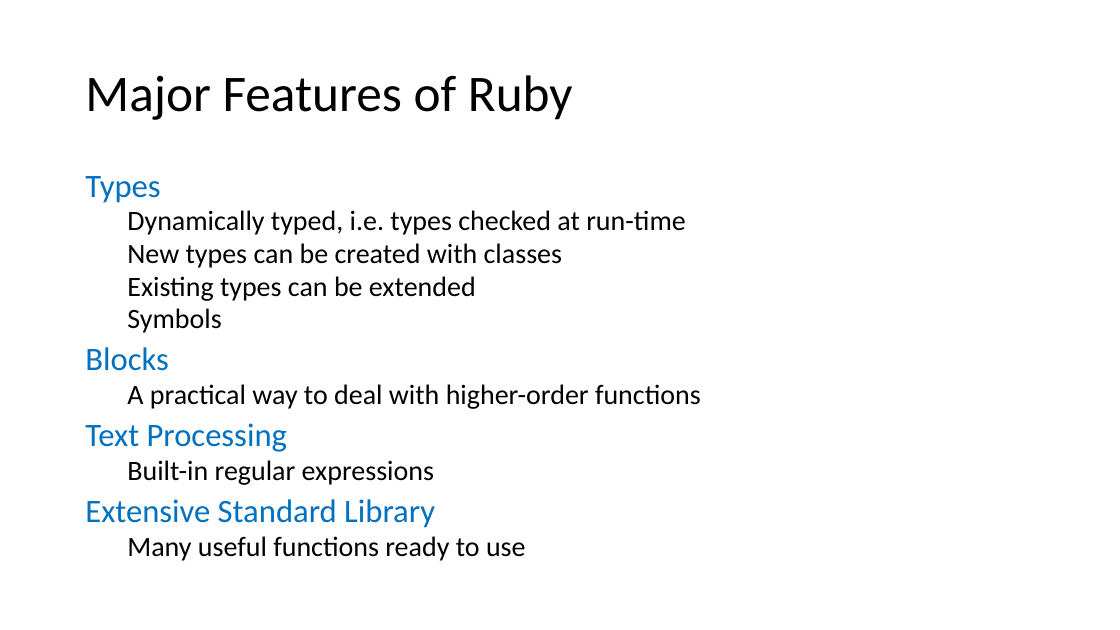
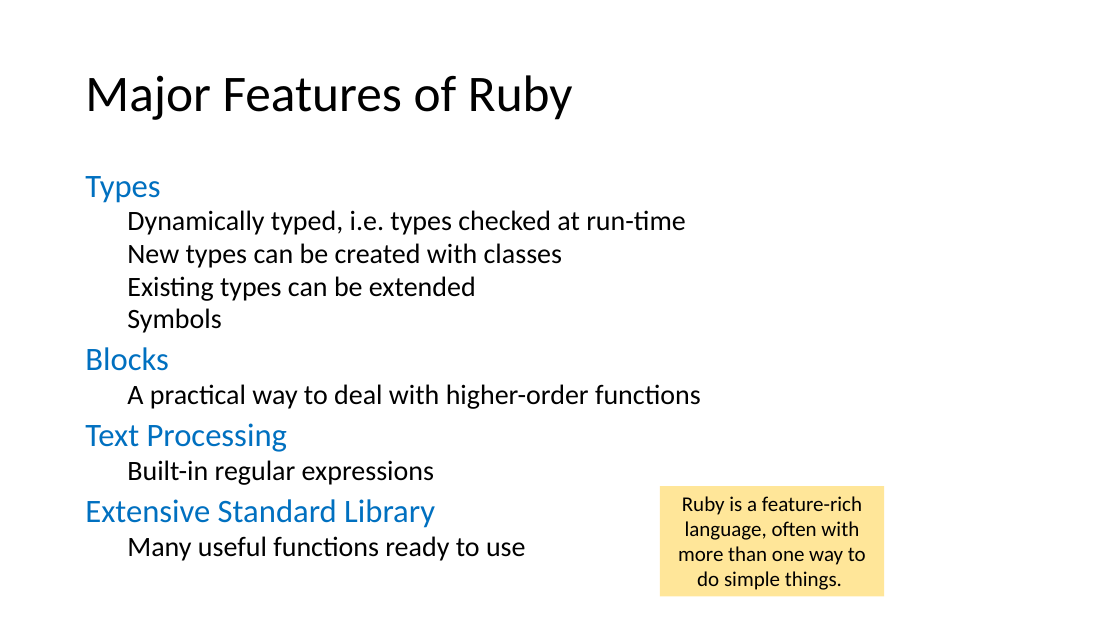
Before and after one commit to tjd1234/cmpt383summer2022, a slide deck: slide 14 of docs/languages/ruby/ruby1995.pptx. Drawn at 1120x630 pixels with LibreOffice and Linux fonts; fonts in the diff are those of the drawing. Boxes give left, top, right and bottom in pixels: in the first picture for what was removed or moved away, otherwise in the second. Text is boxed around its words. In the diff, an @@ line names an element or a change of style, - is before the commit and + after.

```diff
--- a/docs/languages/ruby/ruby1995.pptx
+++ b/docs/languages/ruby/ruby1995.pptx
@@ rectangle added at box(660, 486, 885, 597), fill #FFE699, 18 pt, text #000000 @@
+Ruby is a feature-rich language, often with more than one way to do simple things.
```
Also in this commit, not shown: 4 other slides changed.
